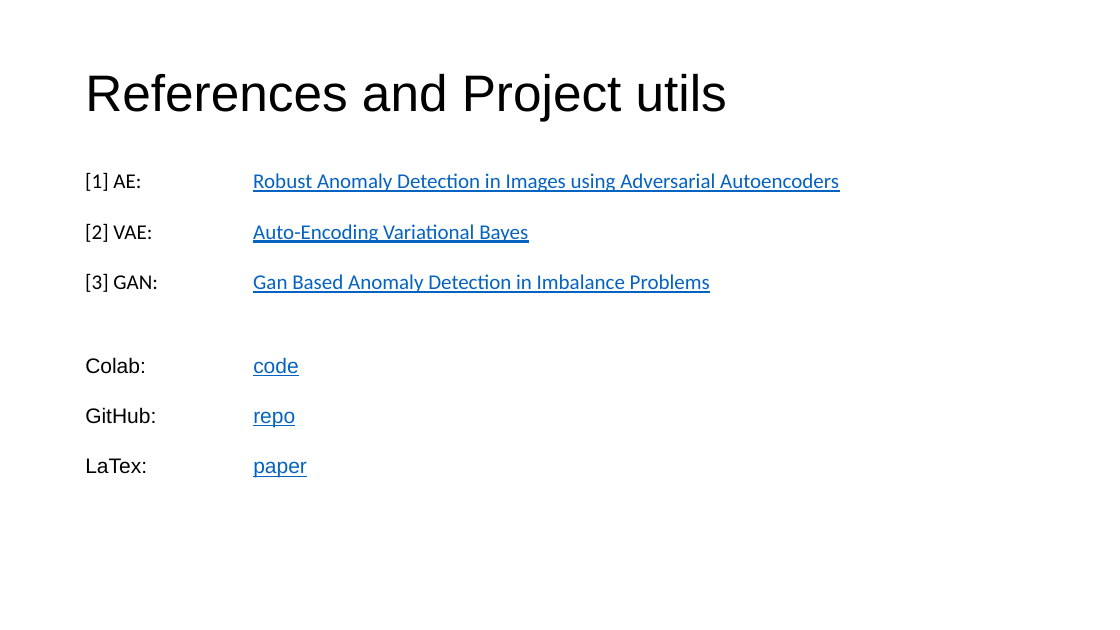
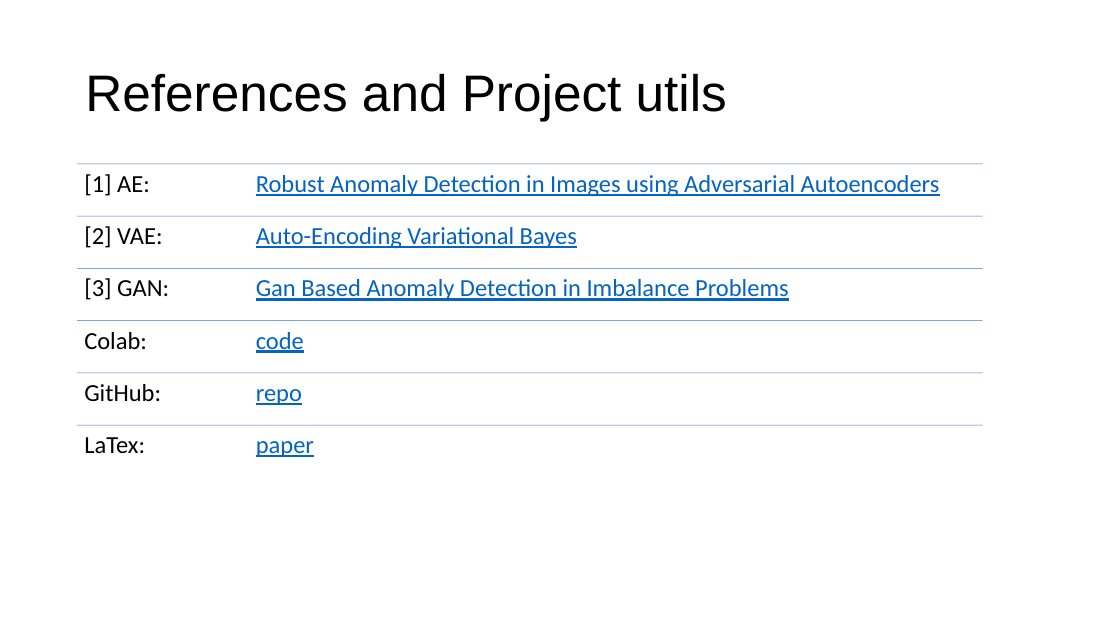
Before and after one commit to alessiapontiggia/DL-project, a slide deck: slide 19 of presentation.pptx. Drawn at 1120x630 pixels with LibreOffice and Linux fonts; fonts in the diff are those of the drawing. Boxes give left, top, right and bottom in pixels: in the first picture for what was removed or moved away, otherwise in the second. Text is boxed around its words. In the diff, an @@ line names an element or a change of style, - is before the commit and + after.

```diff
--- a/presentation.pptx
+++ b/presentation.pptx
@@ text "[1] AE: Robust Anomaly Detection ..." at [84,174,940,197]: size 18 to 21 pt; line spacing 1 to 0.9; more space between paragraphs @@
@@ text at [85,223,710,293]: paragraphs removed @@
-[2] VAE: Auto-Encoding Variational Bayes
-[3] GAN: Gan Based Anomaly Detection in Imbalance Problems
@@ text at [85,357,299,376]: paragraph removed @@
-Colab: code
@@ text "GitHub: repo": place and size @@
-text "GitHub: repo" at [85,357,307,478]
+text "GitHub: repo" at [84,384,302,405]
@@ text "GitHub: repo" at [84,384,302,405]: size 18 to 21 pt, font Arial to Calibri; line spacing 1 to 0.9; more space between paragraphs @@
@@ group added at [77,164,983,457]: 6 lines, 4 texts @@
+[2] VAE: Auto-Encoding Variational Bayes
+[3] GAN: Gan Based Anomaly Detection in Imbalance Problems
+Colab: code
+LaTex: paper
@@ text at [85,458,307,478]: paragraph removed @@
-LaTex: paper
```
Also in this commit, not shown: 12 other slides changed.
